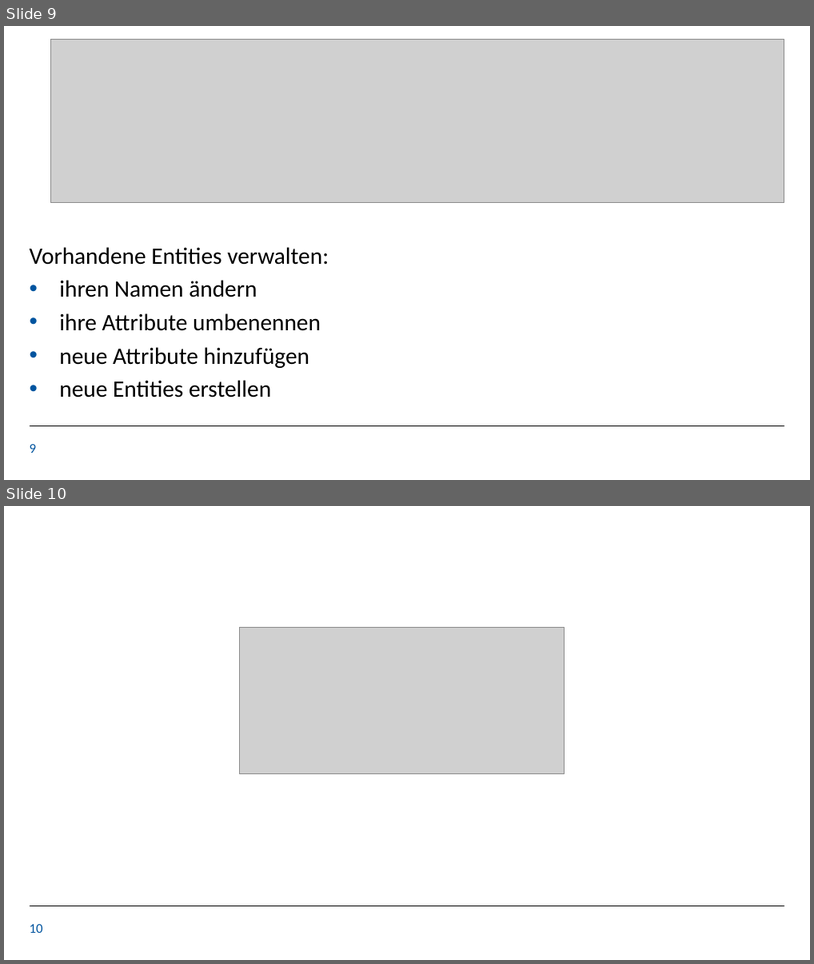
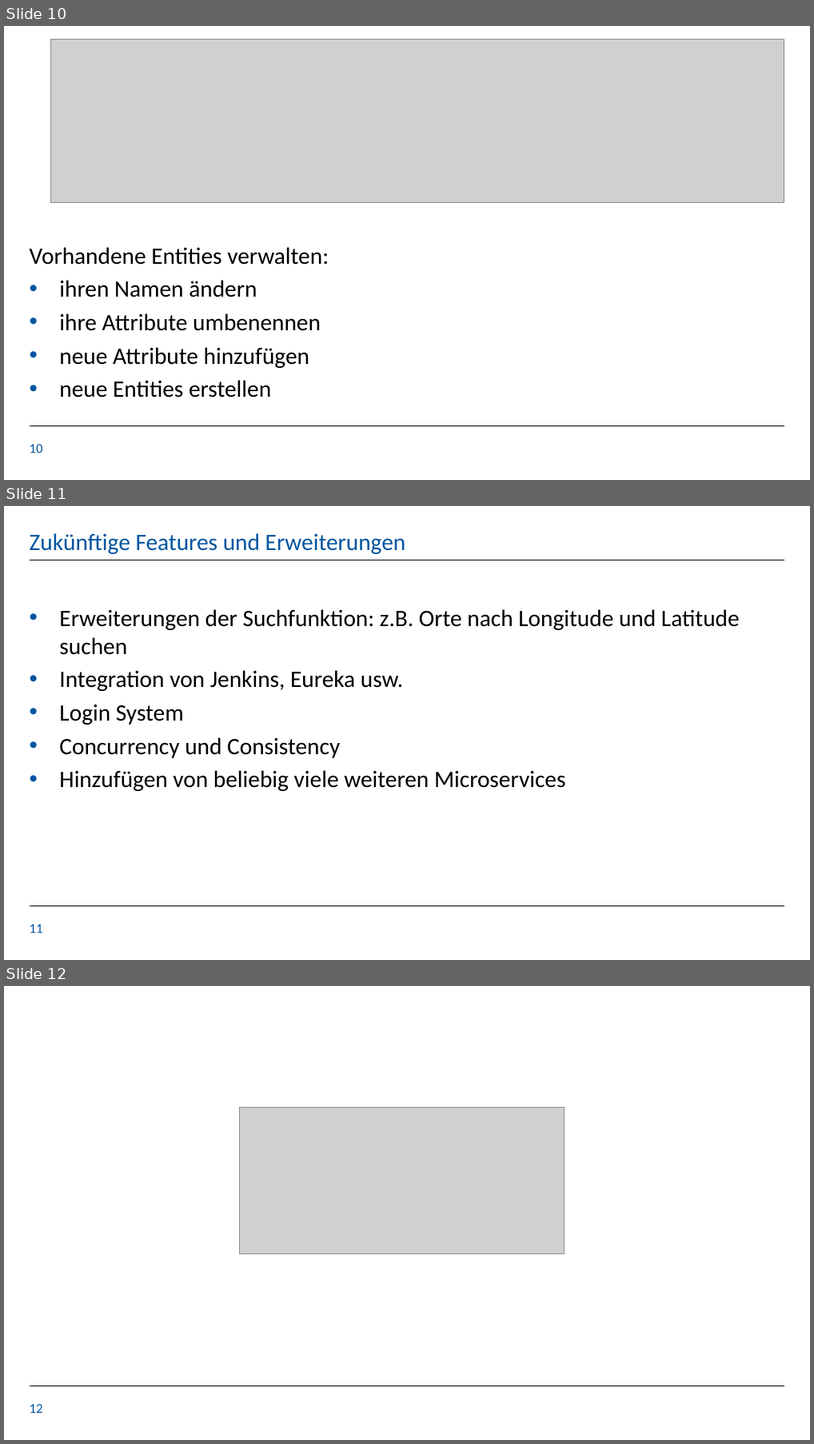
Before and after one commit to KaloyanT/gdis_test_suite, a slide deck: orga/GDIS_Final_Presentation.pptx. Shown one above the other, each under a label of ours: slides 9 and 10 before the commit, slides 10, 11 and 12 after it. The pictures are 814x964 and 814x1444 pixels, drawn with LibreOffice and Linux fonts; fonts in the diff are those of the drawing; grey boxes stand for pictures; background and template pictures are left out. Boxes give left, top, right and bottom in pixels: in the first picture for what was removed or moved away, otherwise in the second. Text is boxed around its words. In the diff, an @@ line names an element or a change of style, - is before the commit and + after.

```diff
--- a/orga/GDIS_Final_Presentation.pptx
+++ b/orga/GDIS_Final_Presentation.pptx
@@ slide 11 added at (4,506,810,960), background #FFFFFF; not listed: 1 template element that a slide beside it also shows @@
@@ title added at (30,533,406,554), 28 pt, text #00549F @@
+Zukünftige Features und Erweiterungen
@@ line added from (30, 560) to (785, 560), #000000 0.5 pt @@
@@ text added at (59,609,740,791), 28 pt, text #000000 @@
+• Erweiterungen der Suchfunktion: z.B. Orte nach Longitude und Latitude suchen
+• Integration von Jenkins, Eureka usw.
+• Login System
+• Concurrency und Consistency
+• Hinzufügen von beliebig viele weiteren Microservices
@@ page number added at (30,924,43,932), 16 pt, text #00549F @@
+11
@@ what was slide 9 is now slide 10 @@
@@ page number at (30,444,43,452): text changed @@
-9
+10
@@ what was slide 10 is now slide 12 @@
@@ page number at (30,1404,43,1412): text changed @@
-10
+12
```
Also in this commit, not shown: 1 other slide added.
